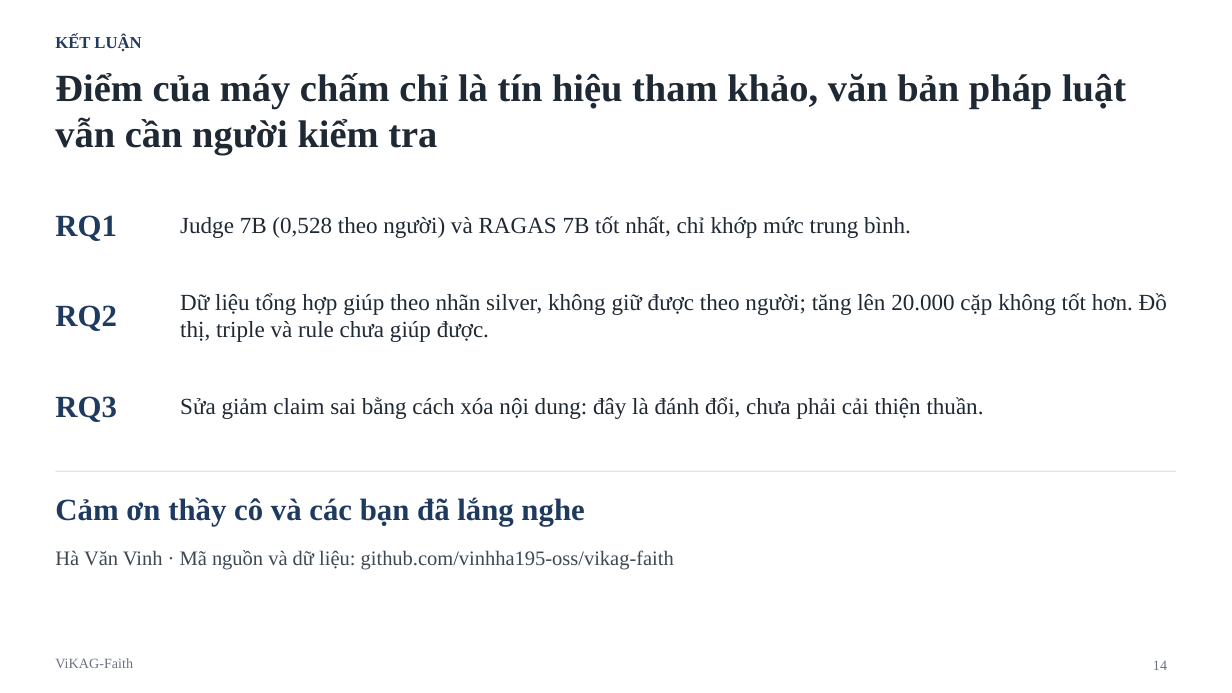
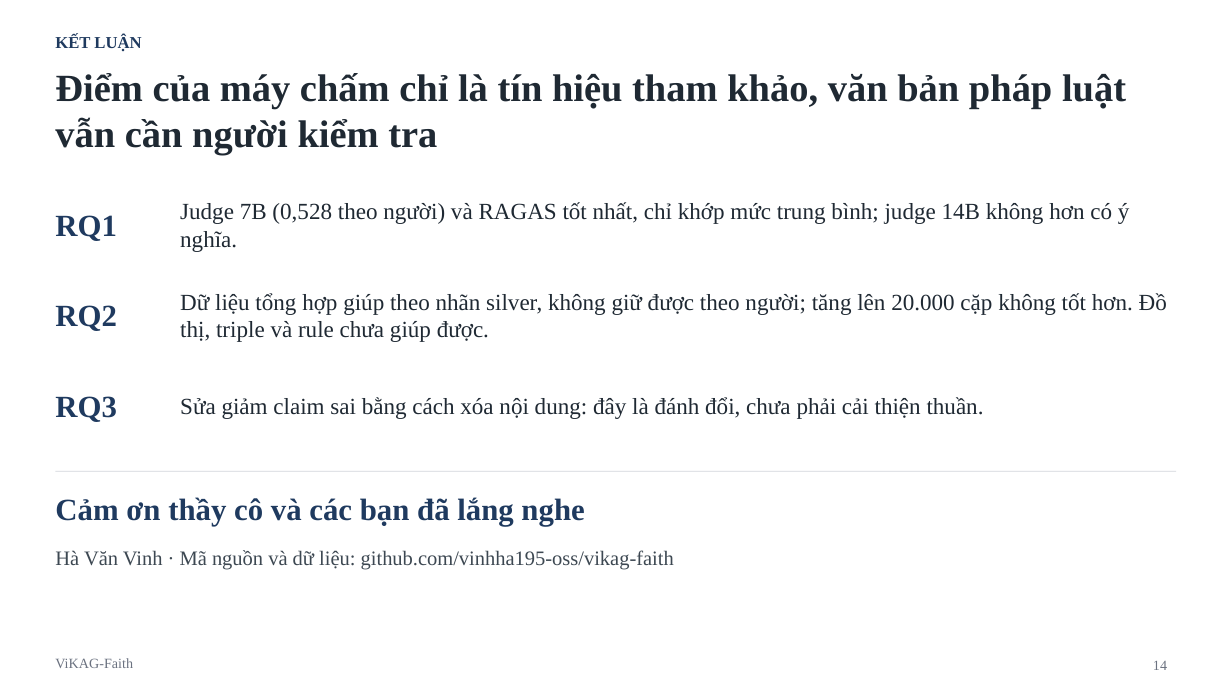
Before and after one commit to vinhha195-oss/vikag-faith, a slide deck: slide 14 of nop_bai/ViKAG-Faith_BaiBao_slide.pptx. Drawn at 1232x693 pixels with LibreOffice and Linux fonts; fonts in the diff are those of the drawing. Boxes give left, top, right and bottom in pixels: in the first picture for what was removed or moved away, otherwise in the second. Text is boxed around its words. In the diff, an @@ line names an element or a change of style, - is before the commit and + after.

```diff
--- a/nop_bai/ViKAG-Faith_BaiBao_slide.pptx
+++ b/nop_bai/ViKAG-Faith_BaiBao_slide.pptx
@@ text at box(180, 202, 1130, 252): text changed @@
-Judge 7B (0,528 theo người) và RAGAS 7B tốt nhất, chỉ khớp mức trung bình.
+Judge 7B (0,528 theo người) và RAGAS tốt nhất, chỉ khớp mức trung bình; judge 14B không hơn có ý nghĩa.
```
Also in this commit, not shown: 3 other slides changed, 12 other files.
